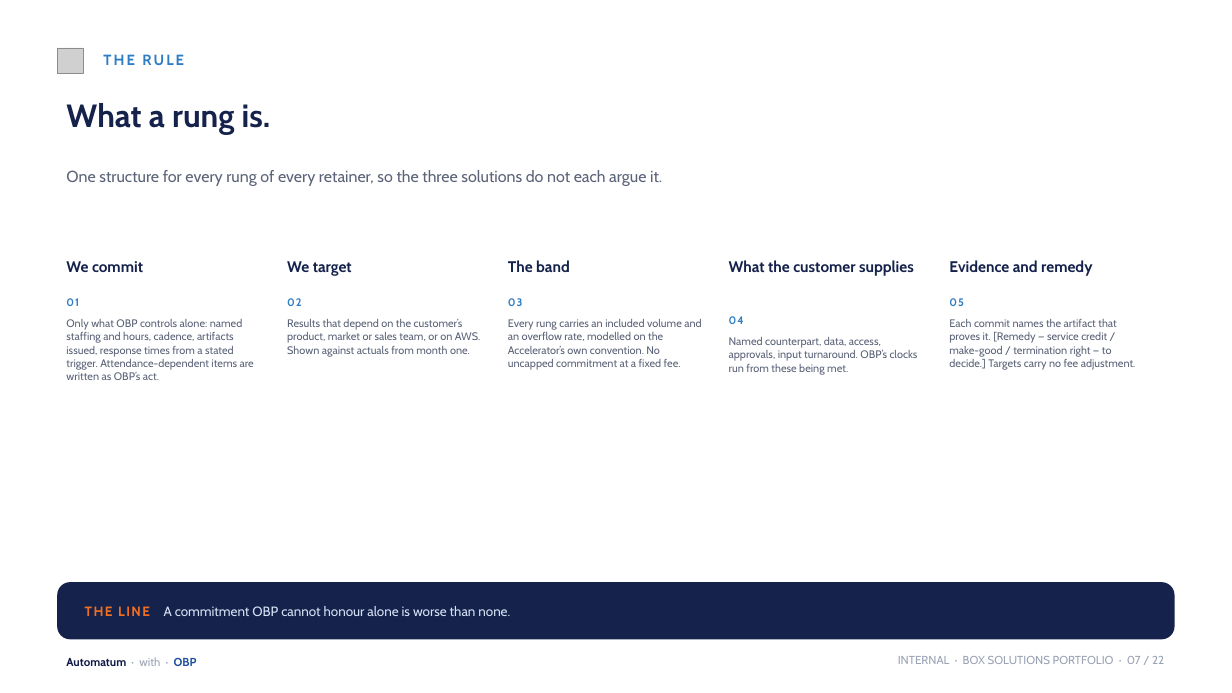
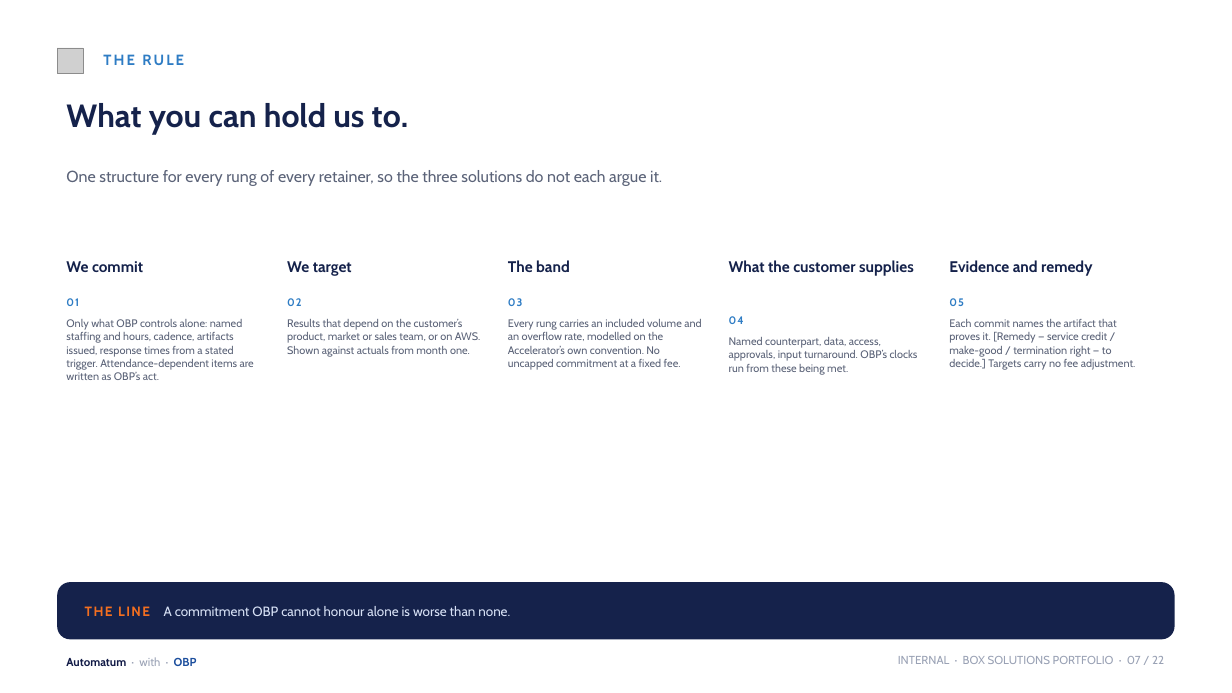
Before and after one commit to KianteEvans/barberbook, a slide deck: slide 7 of docs/deck/BOX_Solutions_Revised.pptx. Drawn at 1232x693 pixels with LibreOffice and Linux fonts; fonts in the diff are those of the drawing; grey boxes stand for pictures; background and template pictures are left out. Boxes give left, top, right and bottom in pixels: in the first picture for what was removed or moved away, otherwise in the second. Text is boxed around its words. In the diff, an @@ line names an element or a change of style, - is before the commit and + after.

```diff
--- a/docs/deck/BOX_Solutions_Revised.pptx
+++ b/docs/deck/BOX_Solutions_Revised.pptx
@@ text at box(66, 103, 408, 134): text changed @@
-What a rung is.
+What you can hold us to.
```
Also in this commit, not shown: 8 other slides changed, 2 other files.
